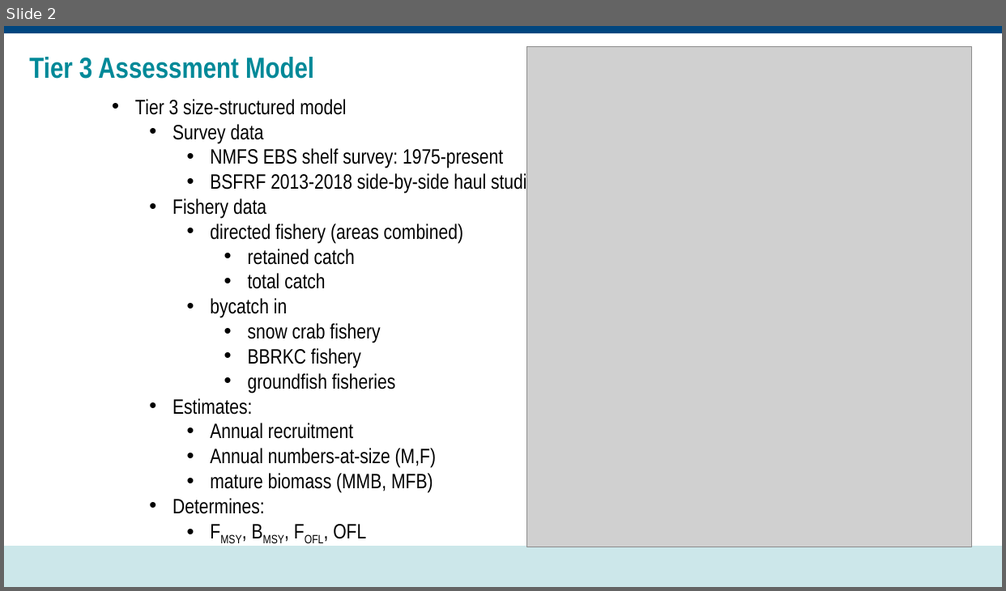
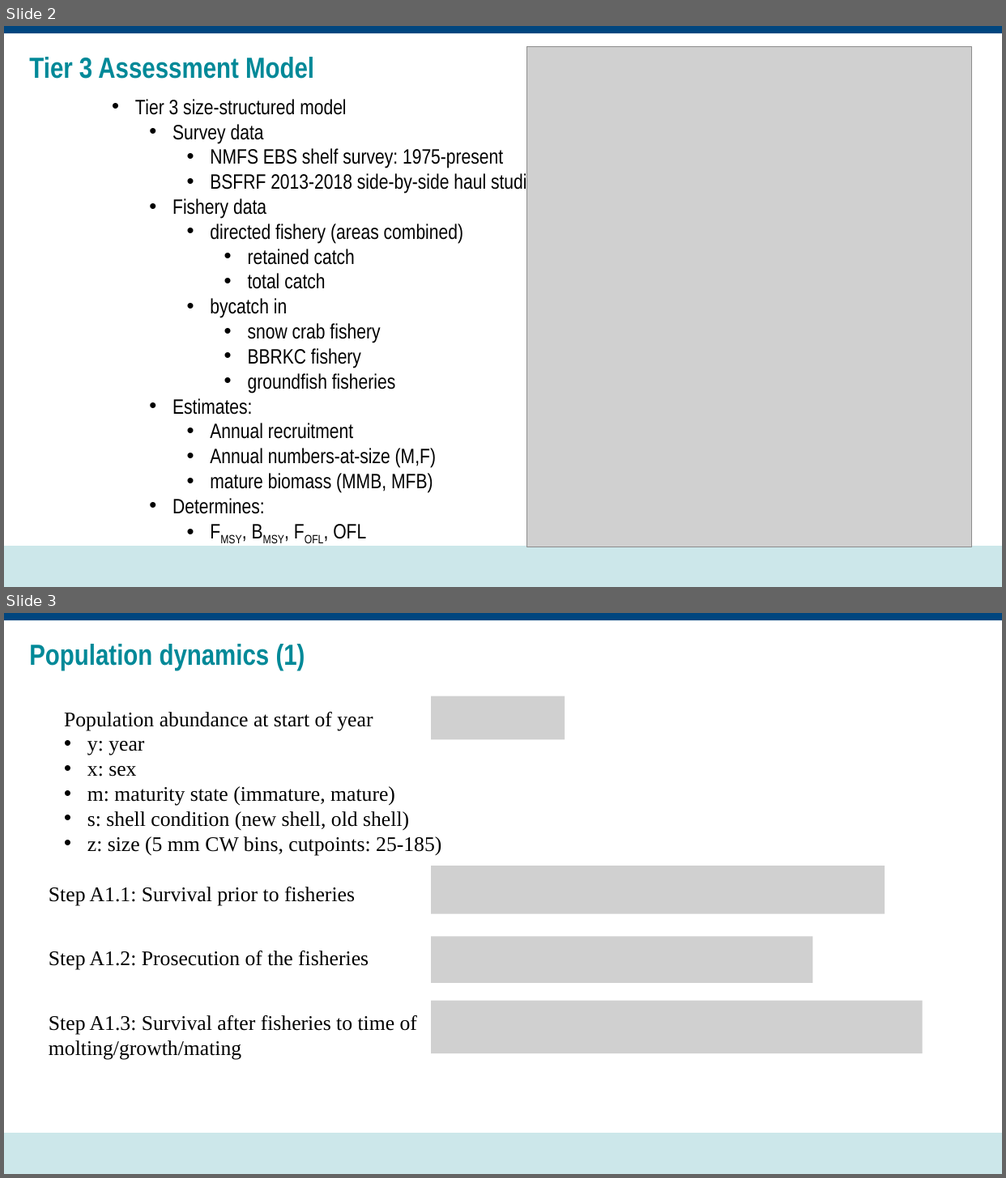
Before and after one commit to noaa-afsc/TannerCrab_2026CIEReview, a slide deck: presentations/TransitionToGMACS.pptx. Shown one above the other, each under a label of ours: slide 2 before the commit, slides 2 and 3 after it. The pictures are 1006x591 and 1006x1178 pixels, drawn with LibreOffice and Linux fonts; fonts in the diff are those of the drawing; grey boxes stand for pictures; background and template pictures are left out. Boxes give left, top, right and bottom in pixels: in the first picture for what was removed or moved away, otherwise in the second. Text is boxed around its words. In the diff, an @@ line names an element or a change of style, - is before the commit and + after.

```diff
--- a/presentations/TransitionToGMACS.pptx
+++ b/presentations/TransitionToGMACS.pptx
@@ slide 3 added at [4,613,1002,1174], background #FFFFFF; not listed: 2 template elements that a slide beside it also shows @@
@@ title added at [29,644,305,671], 28 pt, text #008998, bold @@
+Population dynamics (1)
@@ picture added at [431,696,564,739] @@
@@ text added at [64,712,441,855], 20 pt, text #000000 @@
+Population abundance at start of year
+• y: year
+• x: sex
+• m: maturity state (immature, mature)
+• s: shell condition (new shell, old shell)
+• z: size (5 mm CW bins, cutpoints: 25-185)
@@ picture added at [431,866,884,914] @@
@@ text added at [49,887,355,906], 20 pt, text #000000 @@
+Step A1.1: Survival prior to fisheries
@@ text added at [49,951,368,969], 20 pt, text #000000 @@
+Step A1.2: Prosecution of the fisheries
@@ picture added at [431,936,812,983] @@
@@ picture added at [431,1001,923,1054] @@
@@ text added at [49,1016,417,1060], 20 pt, text #000000 @@
+Step A1.3: Survival after fisheries to time of molting/growth/mating
```
Also in this commit, not shown: 3 slides changed, 6 other slides added, 1 other file.
